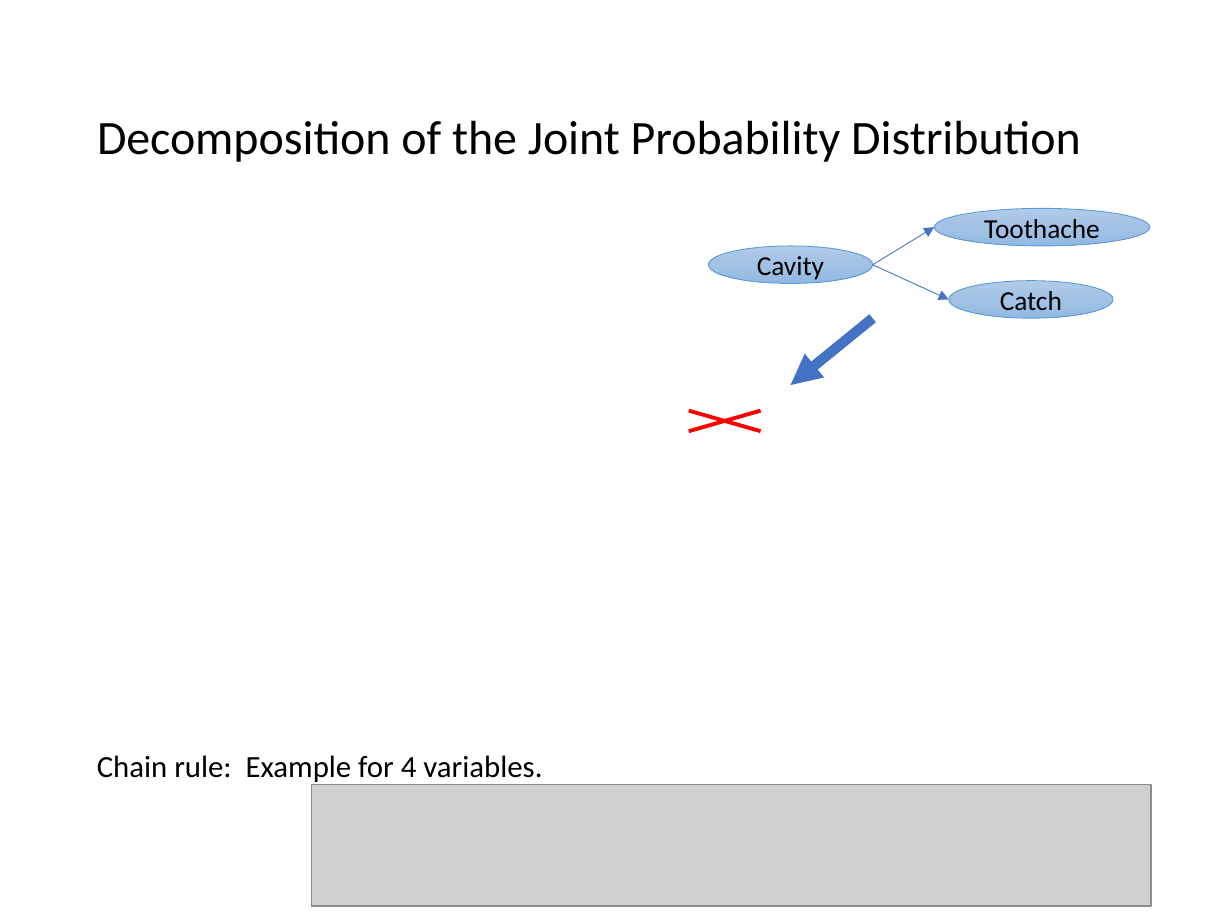
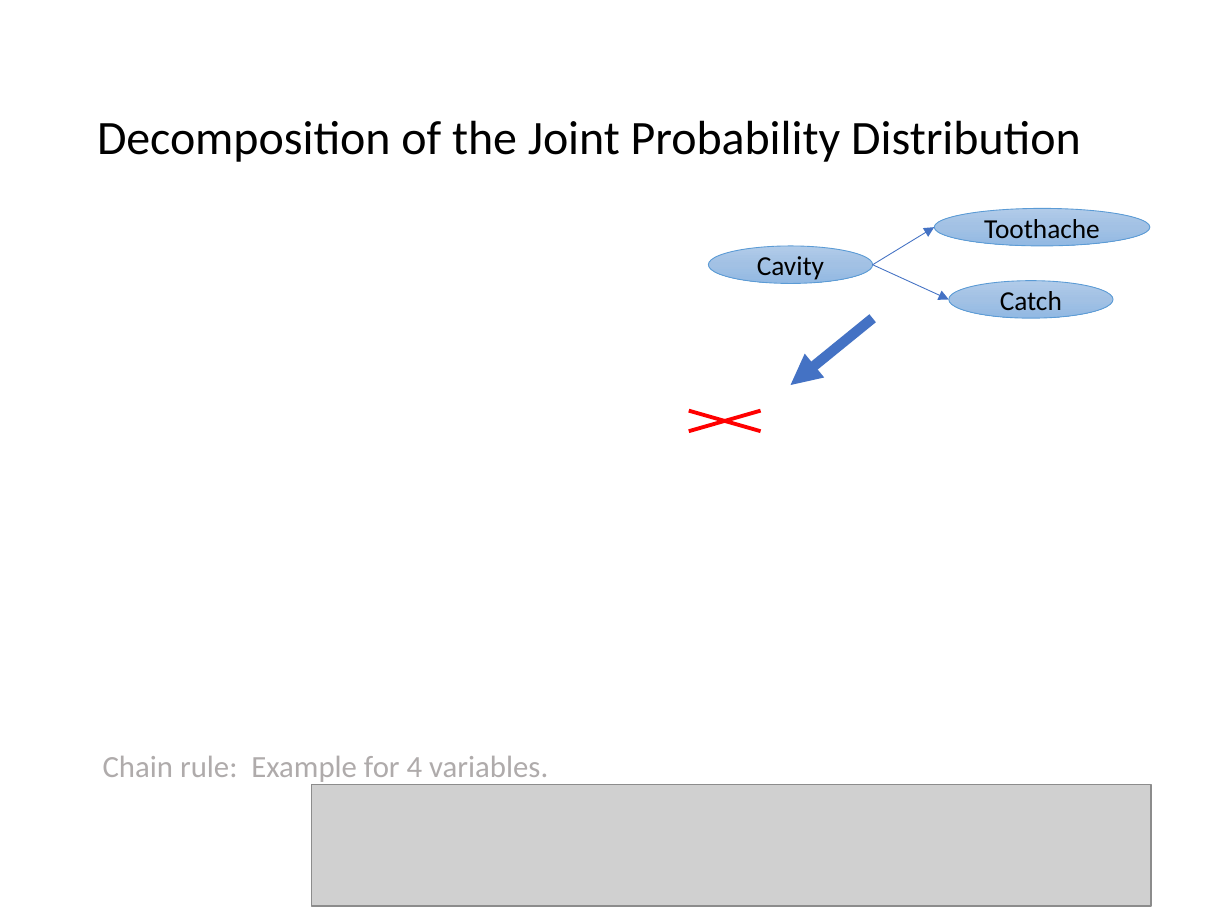
Before and after one commit to mhahsler/CS7320-AI, a slide deck: slide 28 of slides/12_uncertainty.pptx (slide 31 before the commit). Drawn at 1232x924 pixels with LibreOffice and Linux fonts; fonts in the diff are those of the drawing; grey boxes stand for pictures. Boxes give left, top, right and bottom in pixels: in the first picture for what was removed or moved away, otherwise in the second. Text is boxed around its words. In the diff, an @@ line names an element or a change of style, - is before the commit and + after.

```diff
--- a/slides/12_uncertainty.pptx
+++ b/slides/12_uncertainty.pptx
@@ text "Chain rule: Example for 4 ..." at box(103, 756, 548, 785): text colour #000000 to #AFABAB @@
```
Also in this commit, not shown: 16 other slides changed, 5 slides removed, 1 other file.
